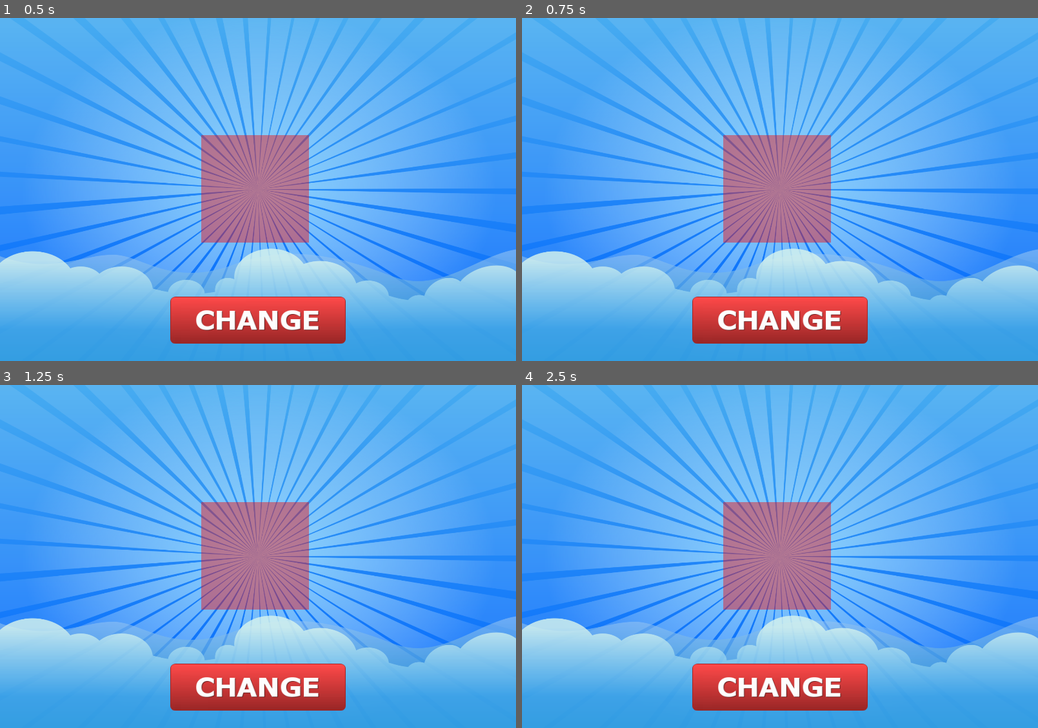
Above: before the commit, frames 1-4 (two rows, left to right).
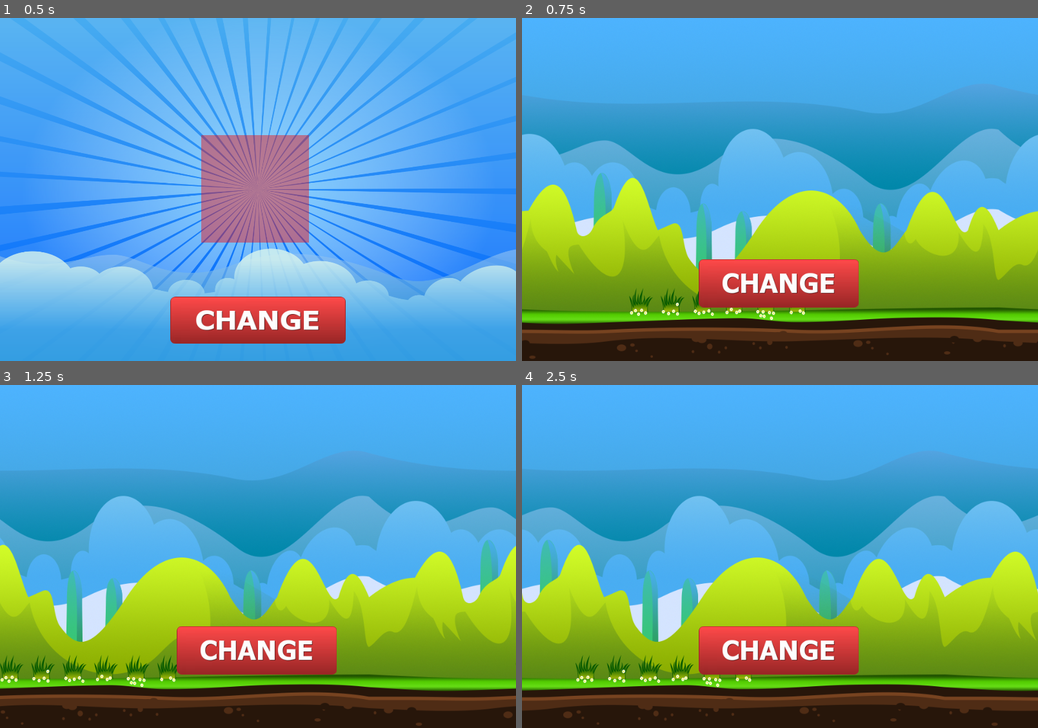
Above: after the commit, the same moments.

Repository: paulocoutinhox/godot-samples
Game: Godot game, scene res://Scenes/MainMenu.tscn
The game is run twice, just before and just after one commit, with the same random seed, the same clock (stepped at 60 frames per second) and the same inputs.
Inputs (mouse positions are in pixels of both pictures, inside the frame that each line leads up to; where the layout moved, square brackets give the same spot in the first picture):
- Up to frame 1 (0.5 s): no input
- Up to frame 2 (0.75 s): click (780, 319) at 0.5 s
- Up to frame 3 (1.25 s): no input
- Up to frame 4 (2.5 s): click (780, 649) [780, 686] at 1.25 s; click (780, 686) at 2 s

Frame 1 is identical in both runs. In frame 2, 80% of the frame differs, in the area x 0-100%, y 2-100%; in frame 3, 77%; in frame 4, 79%.

Commit message:
project center updated

Diff:
--- a/center/Scenes/MainMenu.tscn
+++ b/center/Scenes/MainMenu.tscn
@@ -4,7 +4,7 @@
 [ext_resource path="res://Images/logo.png" type="Texture" id=2]
 [ext_resource path="res://Images/button_change_selected.png" type="Texture" id=3]
 [ext_resource path="res://Images/button_change.png" type="Texture" id=4]
-[ext_resource path="res://Scripts/MainMenu.gd" type="Script" id=5]
+[ext_resource path="res://Scripts/MainMenu-Paulo.gd" type="Script" id=5]
 
 [sub_resource type="Animation" id=1]
 resource_name = "Plane Move"
--- a/center/Scripts/MainMenu-Paulo.gd
+++ b/center/Scripts/MainMenu-Paulo.gd
@@ -4,8 +4,9 @@
 onready var background = $Background
 
 func _ready():
-	get_tree().get_root().connect("size_changed", self, "on_size_change")
-	resize_background(get_viewport_rect().size)
+	#get_tree().get_root().connect("size_changed", self, "on_size_change")
+	#resize_background(get_viewport_rect().size)
+	pass
 
 func on_size_change():
 	resize_background(get_viewport_rect().size)
@@ -32,10 +33,5 @@
 		new_width = height * src_ratio
 		crop_width = new_width - width
 
-	background.get_rect().size.x = 200
-	background.get_rect().size.y = 100
-
-	#background.position = Vector2(view_size.x / 2, view_size.y / 2)
-
 func _on_ButtonChange_pressed():
 	get_tree().change_scene("res://Scenes/Stage.tscn")
